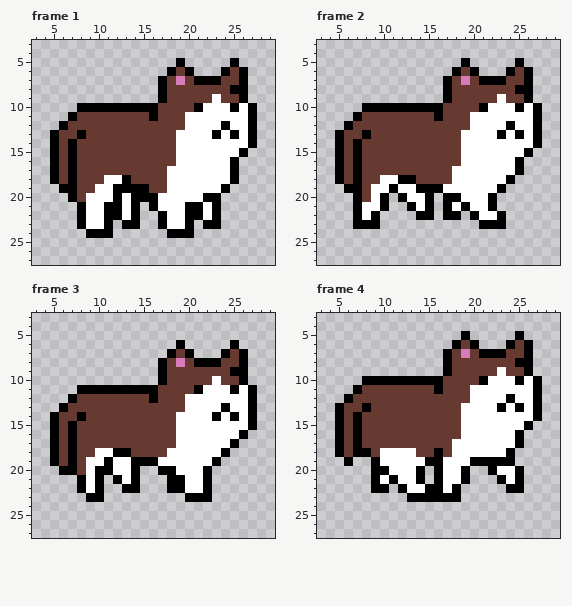
Pixel-art file, stored at CatAngler/assets/images/cat.aseprite. The picture above was drawn from the file before the commit.
32x32 pixels, 7 frames. Shown: frame 1: x 3..29, y 3..27; frame 2: x 3..29, y 3..27; frame 3: x 3..29, y 3..27; frame 4: x 3..29, y 3..27. The commit also changed other frames, which this record leaves out.
Now the later version:
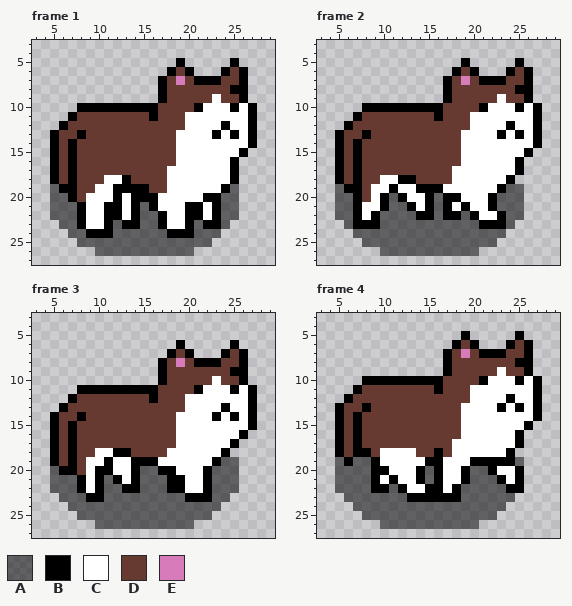
Palette (. is transparent): A #00000086  B #000000  C #ffffff  D #663931  E #d77bba
What changed:
layer "walk_sha" added
Frame 1, layer "walk_sha":
y 19: x 5 . -> A; x 25 . -> A
y 20: x 5..6 .. -> AA; x 24..25 .. -> AA
y 21: x 5..7 ... -> AAA; x 15 . -> A; x 24..25 .. -> AA
y 22: x 5..7 ... -> AAA; x 15..16 .. -> AA; x 24..25 .. -> AA
y 23: x 6..7 .. -> AA; x 12 . -> A; x 15..16 .. -> AA; x 21 . -> A; x 24 . -> A
y 24: x 7..8 .. -> AA; x 12..17 ...... -> AAAAAA; x 21..23 ... -> AAA
y 25: x 8..22 ............... -> AAAAAAAAAAAAAAA
y 26: x 10..20 ........... -> AAAAAAAAAAA
Frame 2, layer "walk_sha":
y 19: x 5 . -> A; x 24..25 .. -> AA
y 20: x 5..6 .. -> AA; x 11 . -> A; x 16 . -> A; x 23..25 ... -> AAA
y 21: x 5..6 .. -> AA; x 11..12 .. -> AA; x 16 . -> A; x 23..25 ... -> AAA
y 22: x 5..6 .. -> AA; x 10..13 .... -> AAAA; x 16 . -> A; x 19 . -> A; x 24..25 .. -> AA
y 23: x 6 . -> A; x 10..20 ........... -> AAAAAAAAAAA; x 24 . -> A
y 24: x 7..23 ................. -> AAAAAAAAAAAAAAAAA
y 25: x 8..22 ............... -> AAAAAAAAAAAAAAA
y 26: x 10..20 ........... -> AAAAAAAAAAA
Frame 3, layer "walk_sha":
y 19: x 24..25 .. -> AA
y 20: x 5 . -> A; x 15..16 .. -> AA; x 23..25 ... -> AAA
y 21: x 5..7 ... -> AAA; x 11 . -> A; x 15..17 ... -> AAA; x 23..25 ... -> AAA
y 22: x 5..7 ... -> AAA; x 11..12 .. -> AA; x 15..17 ... -> AAA; x 23..25 ... -> AAA
y 23: x 6..8 ... -> AAA; x 11..19 ......... -> AAAAAAAAA; x 23..24 .. -> AA
y 24: x 7..23 ................. -> AAAAAAAAAAAAAAAAA
y 25: x 8..22 ............... -> AAAAAAAAAAAAAAA
y 26: x 10..20 ........... -> AAAAAAAAAAA
Frame 4, layer "walk_sha":
y 19: x 5 . -> A; x 7..8 .. -> AA; x 25 . -> A
y 20: x 5..8 .... -> AAAA; x 15 . -> A; x 20..21 .. -> AA
y 21: x 5..8 .... -> AAAA; x 15 . -> A; x 20..22 ... -> AAA
y 22: x 5..8 .... -> AAAA; x 11 . -> A; x 19..23 ..... -> AAAAA
y 23: x 6..12 ....... -> AAAAAAA; x 19..24 ...... -> AAAAAA
y 24: x 7..23 ................. -> AAAAAAAAAAAAAAAAA
y 25: x 8..22 ............... -> AAAAAAAAAAAAAAA
y 26: x 10..20 ........... -> AAAAAAAAAAA
Changed places in both pictures, as pixel boxes (x1, y1, x2, y2):
added: (50, 184, 239, 256)
added: (335, 184, 524, 256)
added: (50, 457, 239, 529)
added: (335, 457, 524, 529)
